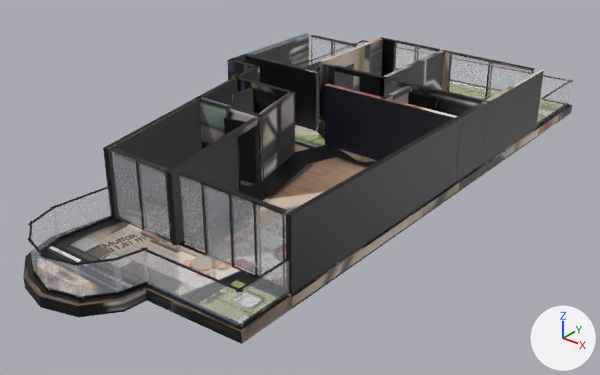
The glTF model _bake/glb/koru-18/model.glb: old version first, new version second.
The view is the same before and after, from a camera (50 mm lens) standing at (16.4, -20.9, 11.7) and looking at (0.3, -0.9, -0.7). The lights are fixed; the arrows at lower right show +X, +Y and +Z. The picture after the commit comes second. Where no turn or scale is listed for an object, it has been applied to the vertices. Vertices at exactly the same position are counted once.

Before the edit, the objects in view are built like this:
```python
mat_baked = bpy.data.materials.new('baked')
mat_baked.use_nodes = True; mat_baked.node_tree.nodes.clear()
_N = mat_baked.node_tree.nodes; _L = mat_baked.node_tree.links
n0 = _N.new('ShaderNodeBsdfPrincipled'); n0.name = 'Principled BSDF'
n1 = _N.new('ShaderNodeOutputMaterial'); n1.name = 'Material Output'
n2 = _N.new('ShaderNodeTexImage'); n2.name = 'Image Texture'
n2.image = img_model_glb
n3 = _N.new('ShaderNodeMapping'); n3.name = 'Mapping'
n3.inputs[1].default_value = (0.00131, -14.92, 0.0)  # 'Location'
n3.inputs[3].default_value = (15.96, 15.91, 1.0)  # 'Scale'
n4 = _N.new('ShaderNodeUVMap'); n4.name = 'UV Map'
n4.uv_map = 'UVMap'
_L.new(n0.outputs[0], n1.inputs[0])  # 'BSDF' to 'Surface'
_L.new(n2.outputs[0], n0.inputs[0])  # 'Color' to 'Base Color'
_L.new(n3.outputs[0], n2.inputs[0])  # 'Vector' to 'Vector'
_L.new(n4.outputs[0], n3.inputs[0])  # 'UV' to 'Vector'
me_mesh_0 = bpy.data.meshes.new('Mesh_0')
me_mesh_0.from_pydata(...)  # 2526 vertices, 4440 faces; spans x 0.0..10.1, y -22.0..0.0, z 0.0..2.6
me_mesh_0.materials.append(mat_baked)
me_mesh_11 = bpy.data.meshes.new('Mesh_11')
me_mesh_11.from_pydata(...)  # 8 vertices, 12 faces; spans x 2.985..3.349, y -20.968..-19.842, z 0.361..1.36
me_mesh_11.materials.append(mat_glass_rt)  # white #edf3f9
me_mesh_15 = bpy.data.meshes.new('Mesh_15')
me_mesh_15.from_pydata(...)  # a box spanning x 0.44..2.74, y -4.89..-4.87, z 0.36..2.61
me_mesh_15.materials.append(mat_glass_rt)  # white #edf3f9
ob_mesh_0 = bpy.data.objects.new('Mesh_0', me_mesh_0)
ob_mesh_0.location = (-5.06, 10.95, -0.36)
ob_mesh_11 = bpy.data.objects.new('Mesh_11', me_mesh_11)
ob_mesh_11.location = (-5.06, 10.95, -0.36)
ob_mesh_15 = bpy.data.objects.new('Mesh_15', me_mesh_15)
ob_mesh_15.location = (-5.06, 10.95, -0.36)
# also in view: 'Mesh_6' at (1.6, -9.4, 0.5); 'Mesh_16' at (-0.5, -7.1, 1.1); 'Mesh_8' at (0.5, -10.6, 0.5); 'Mesh_2' at (4.9, 9.2, 0.5); 'Mesh_7' at (1.2, -10.1, 0.5)
```
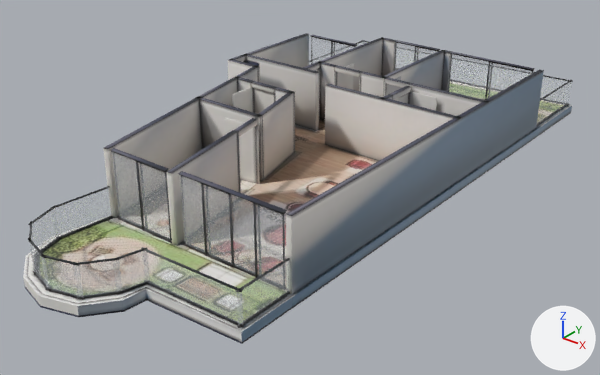
Changed parts and their boxes [x1, y1, x2, y2] in the pictures (600 x 375 px):
```json
{"object": "Mesh_0", "change": "surface changed", "before": [23, 33, 573, 344], "after": [23, 33, 573, 344], "on screen": "lighter"}
{"part": 1, "of": "me_mesh_0", "change": "reshaped", "before": [165, 178, 171, 243], "after": [26, 38, 538, 344], "on screen": "mostly hidden"}
{"part": 2, "of": "me_mesh_0", "change": "surface changed", "before": [23, 33, 573, 344], "after": [23, 33, 573, 344], "on screen": "lighter"}
```

Scene script edits in JSON lines:
```json
{"block": "mat_baked", "where": "n3 = _N.new('ShaderNodeMapping'); n3.name = 'Mapping'"}
{"op": "set", "path": "n3.inputs[1].default_value", "old": "(0.00131, -14.92, 0.0)", "new": "(0.000989, -14.87, 0.0)", "note": "'Location'"}
{"op": "set", "path": "n3.inputs[3].default_value", "old": "(15.96, 15.91, 1.0)", "new": "(15.97, 15.86, 1.0)", "note": "'Scale'"}
{"block": "me_mesh_0", "where": "# used by ob_mesh_0; location = (-5.06, 10.95, -0.36)"}
{"op": "remove", "block": "me_mesh_0", "code": "me_mesh_0.from_pydata(...)  # 2526 vertices, 4440 faces; spans x 0.0..10.1, y -22.0..0.0, z 0.0..2.6"}
{"op": "add", "block": "me_mesh_0", "code": "me_mesh_0.from_pydata(...)  # 3122 vertices, 5736 faces; spans x 0.0..10.1, y -22.0..0.0, z 0.0..2.6"}
{"block": "me_mesh_0", "change": "me_mesh_0 part 1: 9 vertices moved within x 0.2..7.1, y -18.1..-5.0, z 0.0..0.4; 596 vertices added at x 0.1..10.1, y -18.2..-3.3, z 0.0..2.6"}
{"block": "me_mesh_0", "change": "me_mesh_0 part 2: 3169 kept faces spanning x 0.0..10.1, y -22.0..0.0, z 0.0..2.6 get new texture (UV) coordinates"}
```
